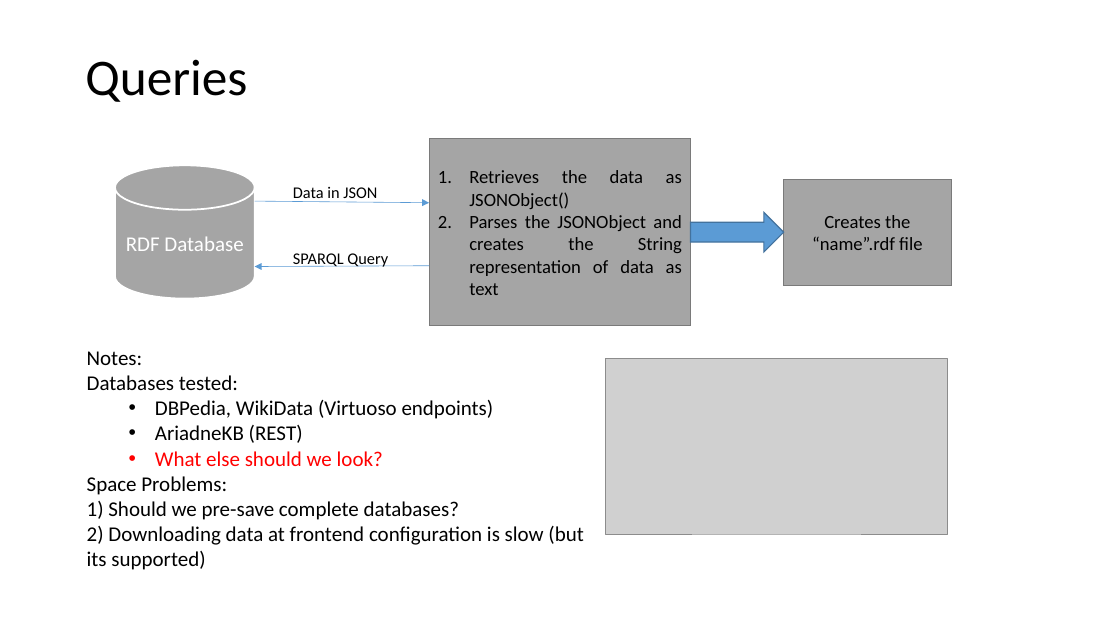
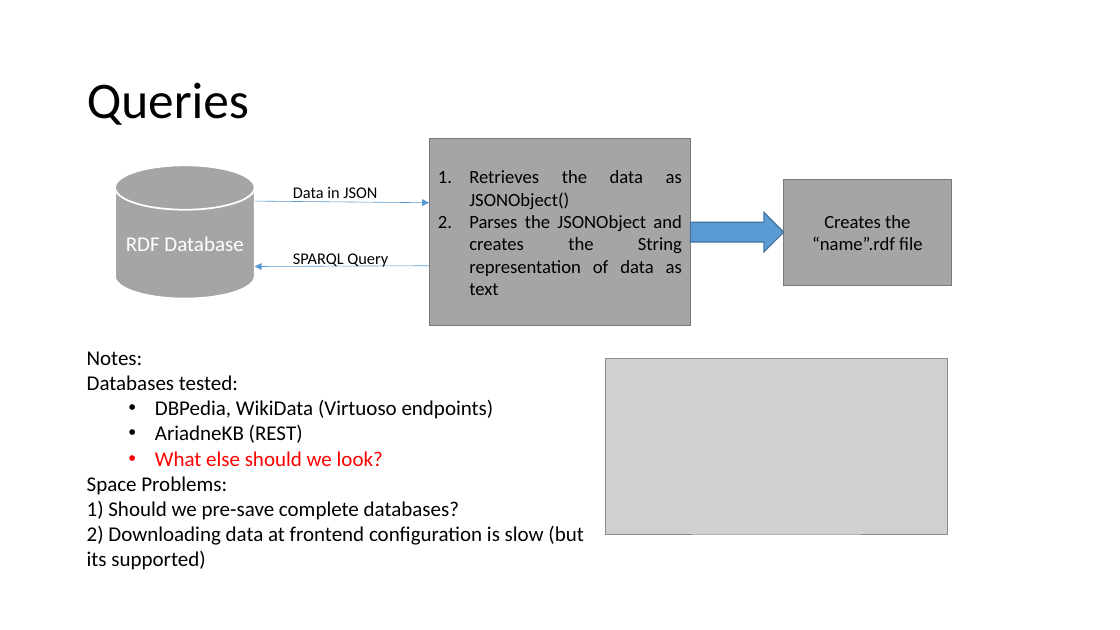
Before and after one commit to MChatzakis/RDFsim, a slide deck: slide 3 of RDFsim/presentationStaff/RDFsim.pptx. Drawn at 1120x630 pixels with LibreOffice and Linux fonts; fonts in the diff are those of the drawing; grey boxes stand for pictures. Boxes give left, top, right and bottom in pixels: in the first picture for what was removed or moved away, otherwise in the second. Text is boxed around its words. In the diff, an @@ line names an element or a change of style, - is before the commit and + after.

```diff
--- a/RDFsim/presentationStaff/RDFsim.pptx
+++ b/RDFsim/presentationStaff/RDFsim.pptx
@@ title "Queries": place and size @@
-title "Queries" at (85,59,247,102)
+title "Queries" at (87,82,249,125)
```
Also in this commit, not shown: 1 other slide changed.
